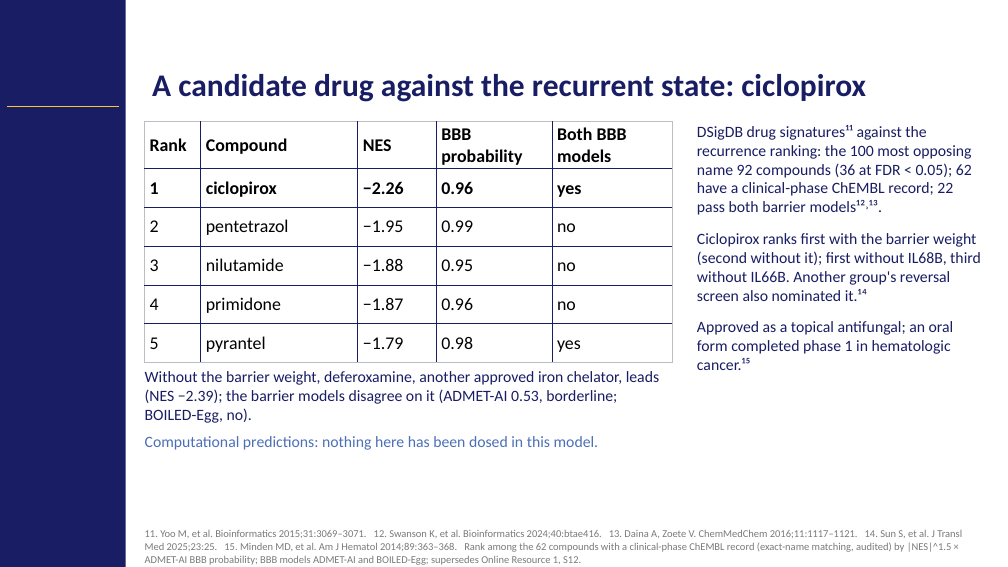
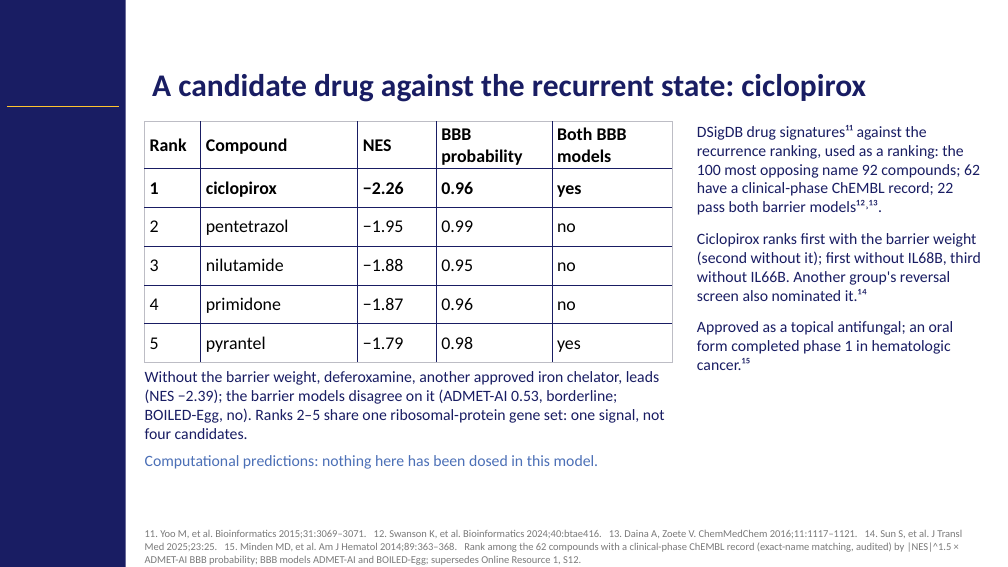
Before and after one commit to Gregory-Schwing-MD-PhD/u251-xenograft-rat-RNASeq-study, a slide deck: slide 10 of SLIDES/CNS2026_Schwing_Abstract418_CNStemplate_v4.pptx (slide 9 before the commit). Drawn at 1008x567 pixels with LibreOffice and Linux fonts; fonts in the diff are those of the drawing; background and template pictures are left out. Boxes give left, top, right and bottom in pixels: in the first picture for what was removed or moved away, otherwise in the second. Text is boxed around its words. In the diff, an @@ line names an element or a change of style, - is before the commit and + after.

```diff
--- a/SLIDES/CNS2026_Schwing_Abstract418_CNStemplate_v4.pptx
+++ b/SLIDES/CNS2026_Schwing_Abstract418_CNStemplate_v4.pptx
@@ text at [697,125,980,215]: text changed @@
-DSigDB drug signatures¹¹ against the recurrence ranking: the 100 most opposing name 92 compounds (36 at FDR < 0.05); 62 have a clinical-phase ChEMBL record; 22 pass both barrier models¹²˒¹³.
+DSigDB drug signatures¹¹ against the recurrence ranking, used as a ranking: the 100 most opposing name 92 compounds; 62 have a clinical-phase ChEMBL record; 22 pass both barrier models¹²˒¹³.
@@ text at [145,371,665,439]: text changed @@
-Without the barrier weight, deferoxamine, another approved iron chelator, leads (NES −2.39); the barrier models disagree on it (ADMET-AI 0.53, borderline; BOILED-Egg, no).
+Without the barrier weight, deferoxamine, another approved iron chelator, leads (NES −2.39); the barrier models disagree on it (ADMET-AI 0.53, borderline; BOILED-Egg, no). Ranks 2–5 share one ribosomal-protein gene set: one signal, not four candidates.
```
Also in this commit, not shown: 2 other slides changed, 1 slide added, 37 other files.
